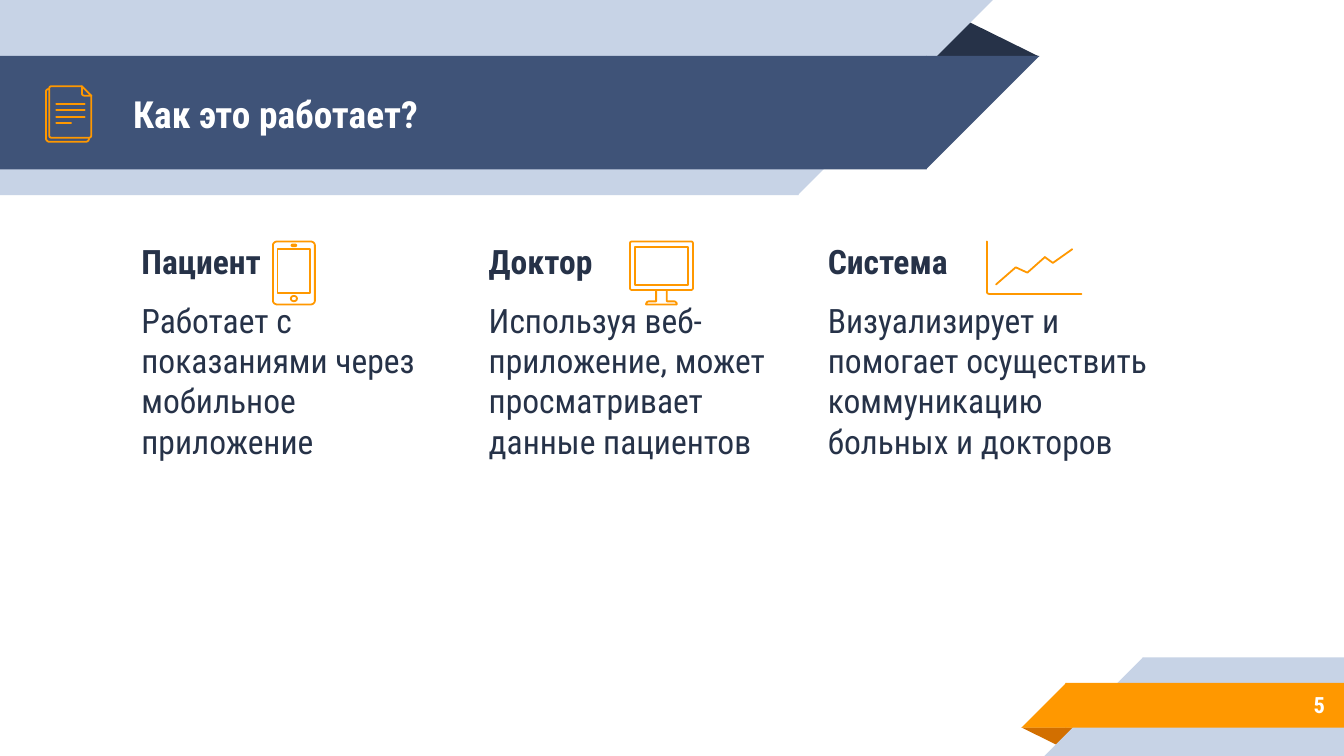
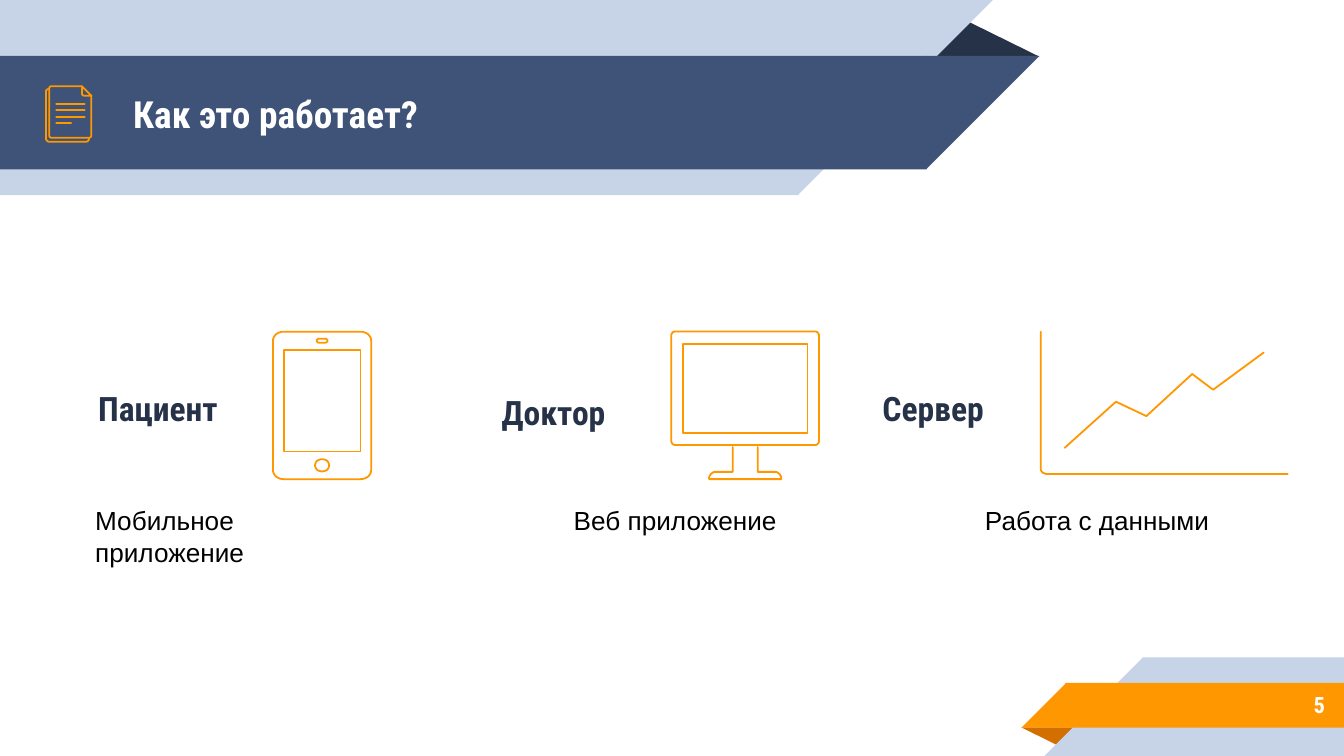
Before and after one commit to KochankovID/hacatone_miac, a slide deck: slide 5 of visual/Danko.pptx. Drawn at 1344x756 pixels with LibreOffice and Linux fonts; fonts in the diff are those of the drawing. Boxes give left, top, right and bottom in pixels: in the first picture for what was removed or moved away, otherwise in the second. Text is boxed around its words. In the diff, an @@ line names an element or a change of style, - is before the commit and + after.

```diff
--- a/visual/Danko.pptx
+++ b/visual/Danko.pptx
@@ text at (141,303,414,461): paragraph removed @@
-Работает с показаниями через мобильное приложение
@@ text at (489,302,765,460): paragraph removed @@
-Используя веб-приложение, может просматривает данные пациентов
@@ freeform shape: place and size @@
-freeform shape at (273,242,314,305)
+freeform shape at (273,332,371,480)
@@ freeform shape: place and size @@
-freeform shape at (630,242,694,290)
+freeform shape at (671,332,818,445)
@@ freeform shape: place and size @@
-freeform shape at (986,242,1081,294)
+freeform shape at (1040,332,1288,474)
@@ freeform shape: place and size @@
-freeform shape at (996,249,1073,284)
+freeform shape at (1064,352,1263,448)
@@ text "Пациент": place and size @@
-text "Пациент" at (141,250,414,461)
+text "Пациент" at (98,397,217,427)
@@ text "Доктор": place and size @@
-text "Доктор" at (489,250,765,460)
+text "Доктор" at (502,401,606,432)
@@ text at (882,396,983,428): text changed; bold on @@
-Система
-Визуализирует и помогает осуществить коммуникацию больных и докторов
+Сервер
@@ freeform shape: place and size @@
-freeform shape at (646,290,677,304)
+freeform shape at (710,448,782,480)
@@ text added at (95,511,244,568), 14 pt, text #000000 @@
+Мобильное приложение
@@ text added at (574,511,777,536), 14 pt, text #000000 @@
+Веб приложение
@@ text added at (985,511,1209,536), 14 pt, text #000000 @@
+Работа с данными
```
Also in this commit, not shown: 11 other slides changed, 1 slide added, 3 slides removed, 1 other file.
